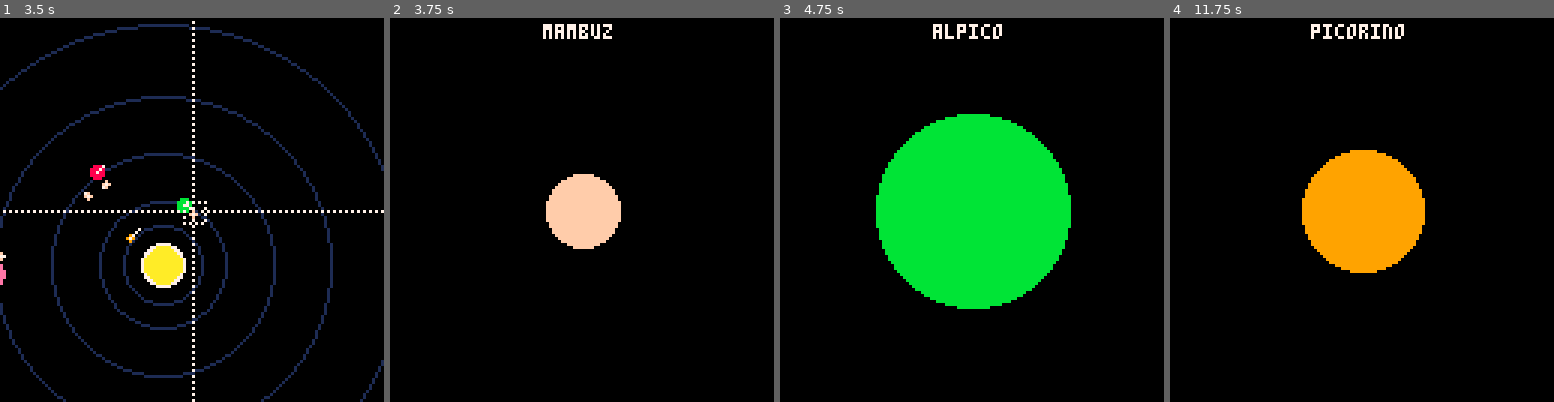
Above: before the commit, frames 1-4 (left to right).
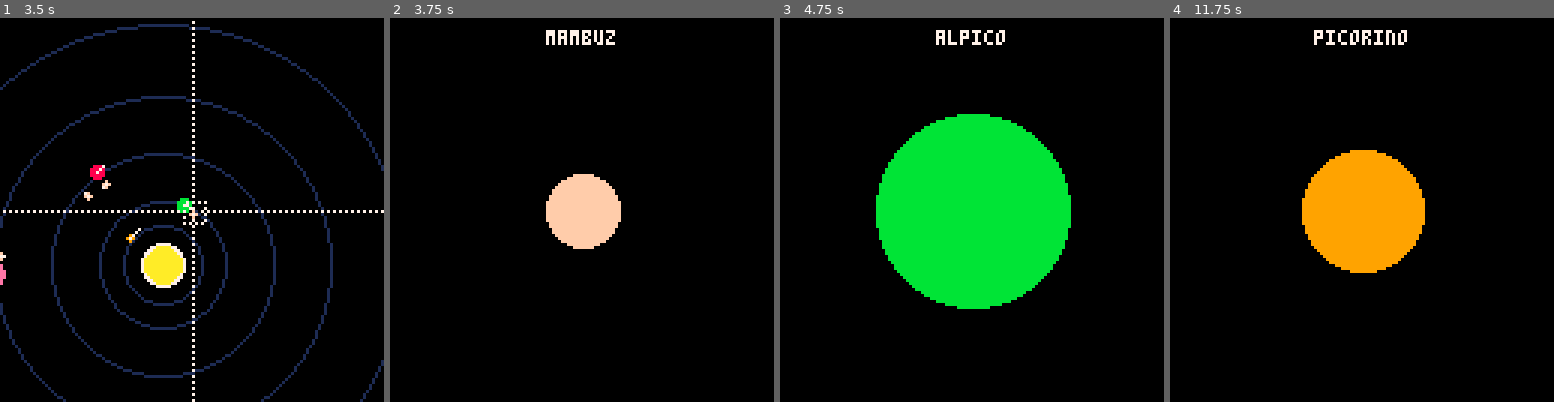
Above: after the commit, the same moments.

Repository: bigbozo/pico-rocket
Game: PICO-8 cartridge rocket.p8
Same seed, same stepped clock (60 frames per second), same inputs: the game is played once before the commit and once after it.
Inputs:
- Up to frame 1 (3.5 s): tap O (Z key) at 0.7, 1.7, 2.1, 2.5, 2.9, 3.3 s; hold Right 1.6-2.1 s; hold Up 2.15-2.42 s; hold Right 2.47-3.03 s; hold Left from 3.08 s (still down)
- Up to frame 2 (3.75 s): release Left at 3.58 s; hold Down from 3.63 s (still down); tap O (Z key) at 3.7 s
- Up to frame 3 (4.75 s): release Down at 3.97 s; hold Right 4.02-4.68 s; tap O (Z key) at 4.1, 4.5 s; hold Up from 4.73 s (still down)
- Up to frame 4 (11.75 s): tap O (Z key) every 0.4 s from 4.9 to 11.7 s; release Up at 5.03 s; hold Left 5.08-5.68 s; hold Down 5.73-6.03 s; hold Right 6.08-6.58 s; hold Right 6.63-7.13 s; hold Up 7.18-7.45 s; hold Right 7.5-8.07 s; hold Left 8.12-8.62 s; hold Down 8.67-9 s; hold Right 9.05-9.72 s; hold Up 9.77-10.07 s; hold Left 10.12-10.72 s; hold Down 10.77-11.07 s; hold Right 11.12-11.62 s

Frame 1 is identical in both runs. In frame 2, 0.7% of the frame differs, in the area x 39-59%, y 1-8%; in frame 3, 0.5%; in frame 4, 0.8%, in the area x 36-62%, y 1-8%.

Commit message:
Use printc to print planet name in planet-scene

Diff:
--- a/scenes/planet.lua
+++ b/scenes/planet.lua
@@ -5,7 +5,8 @@
     camera(0,0)
     planet=planets[player.planet]
     circfill(64,64,planet.size * 4,planet.color)
-    print(planet.name, 63 - #planet.name*2,2,7)
+    printc(planet.name, 4, 7)
+
   end,
 
   update = function()
